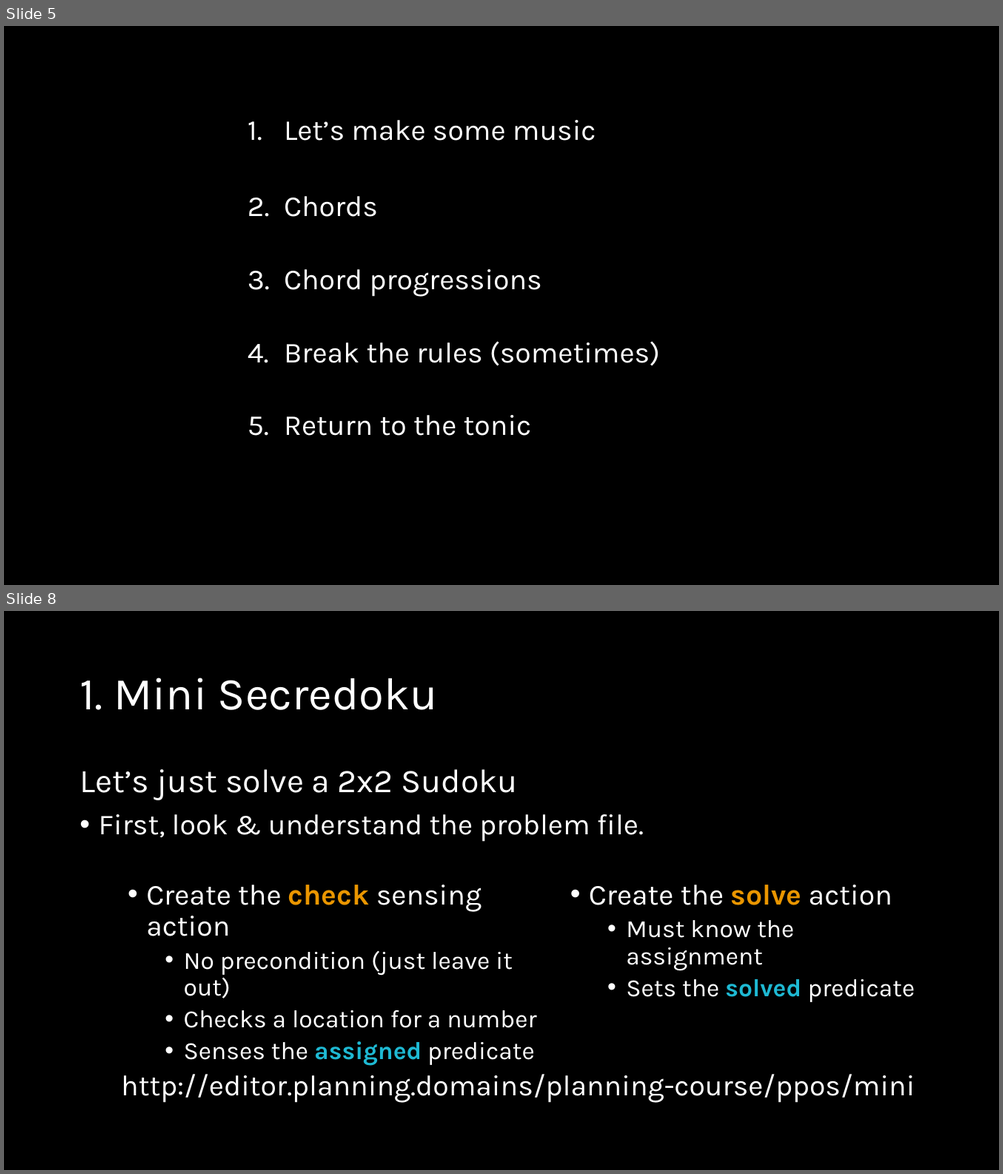
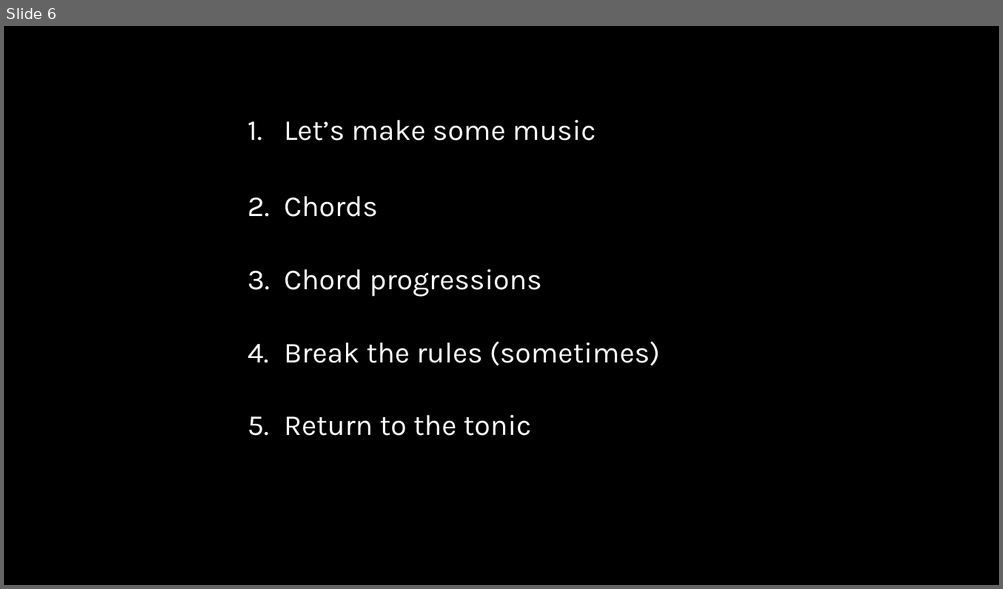
Before and after one commit to AI-Planning/modeling-in-pddl, a slide deck: exercises/cisc-813/temporal/slides.pptx. Shown one above the other, each under a label of ours: slides 5 and 8 before the commit, slide 6 after it; the slides between them are not shown. The pictures are 1003x1174 and 1003x589 pixels, drawn with LibreOffice and Linux fonts; fonts in the diff are those of the drawing. Boxes give left, top, right and bottom in pixels: in the first picture for what was removed or moved away, otherwise in the second. Text is boxed around its words. In the diff, an @@ line names an element or a change of style, - is before the commit and + after.

```diff
--- a/exercises/cisc-813/temporal/slides.pptx
+++ b/exercises/cisc-813/temporal/slides.pptx
@@ slide 8 removed at [4,611,999,1170], background #000000 @@
@@ title removed at [79,678,437,710] @@
-1. Mini Secredoku
@@ text removed at [79,769,914,1103] @@
-Let’s just solve a 2x2 Sudoku
-• First, look & understand the problem file.
-http://editor.planning.domains/planning-course/ppos/mini
@@ text removed at [146,885,536,1066] @@
-• Create the check sensing action
-  • No precondition (just leave it out)
-  • Checks a location for a number
-  • Senses the assigned predicate
@@ text removed at [589,885,915,1002] @@
-• Create the solve action
-  • Must know the assignment
-  • Sets the solved predicate
@@ what was slide 5 is now slide 6 @@
```
Also in this commit, not shown: 10 slides changed, 6 slides added, 2 other slides removed.
